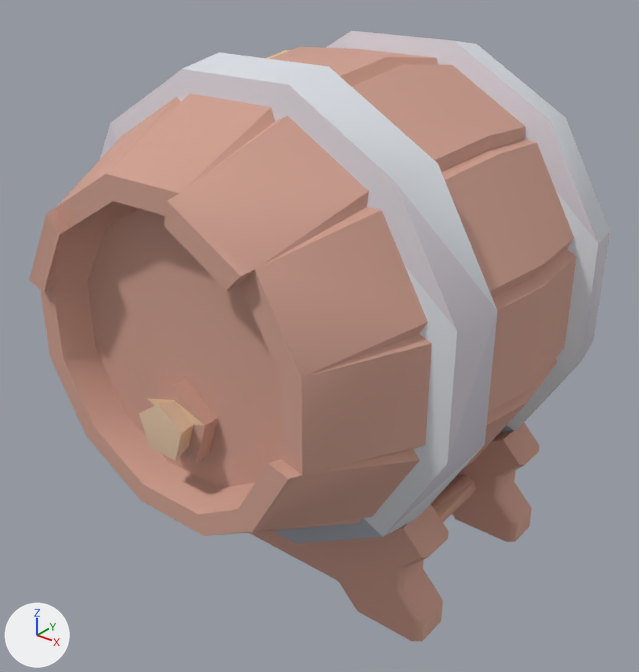
What one commit did to the glTF model example_game/world/props/keg.prop/model.glb.
Rendered twice from a camera (50 mm lens) standing at (1.415, -1.841, 1.733) and looking at (-0.014, -0.055, 0.626). Every picture has the same lights, and +X, +Y and +Z are marked at lower left. The first picture is the older version. Vertices at exactly the same position are counted once.

Names of what the first picture shows: 'model'.
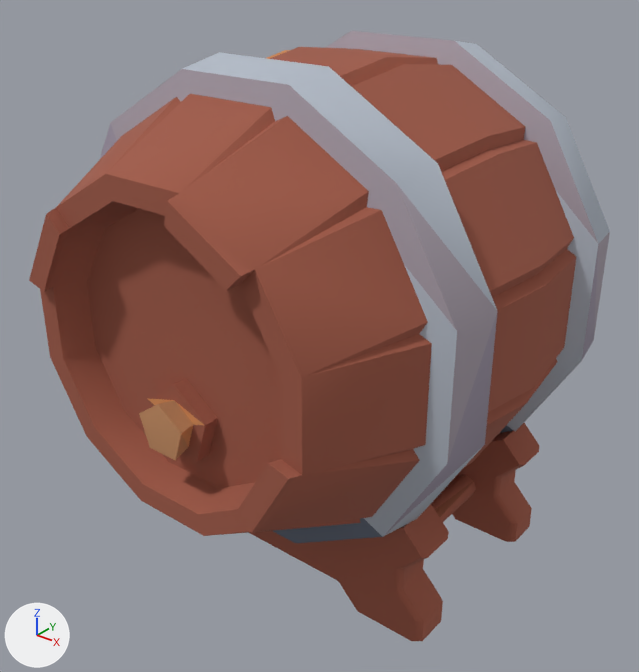
What differs and where, as boxes (x1, y1, x2, y2) in the pictures (639 x 672 px):
part 1 of me_model, recoloured (beige to brown): (29, 47, 576, 641) in both
part 2 of me_model, recoloured (white to light grey): (100, 31, 610, 537) in both

Edits to the bpy script that builds the scene:
```text
Change me_model:
    where me_model.from_pydata(...)  # 453 vertices, 807 faces; spans x -0.63..0.63, y -0.7..0.7, z -0.02..1.416
    used by ob_model
    me_model part 1: 691 faces centred in x -0.6..0.6, y -0.7..0.7, z -0.02..1.386 are repainted in the vertex colours; the middle colour goes from beige #d0a090 to brown #a05a47
    me_model part 2: 116 faces centred in x -0.623..0.623, y -0.398..0.432, z 0.163..1.408 are repainted in the vertex colours; the middle colour goes from white #dbdfe5 to light grey #b4bcc8
```
